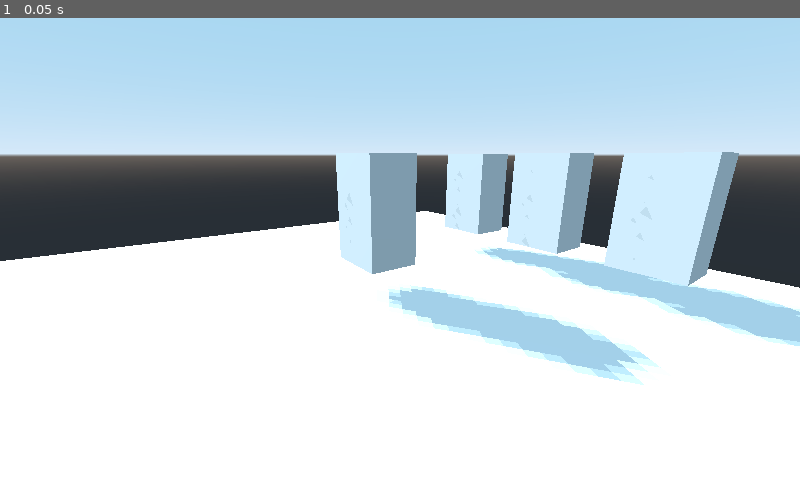
Above: before the commit, frame 1.
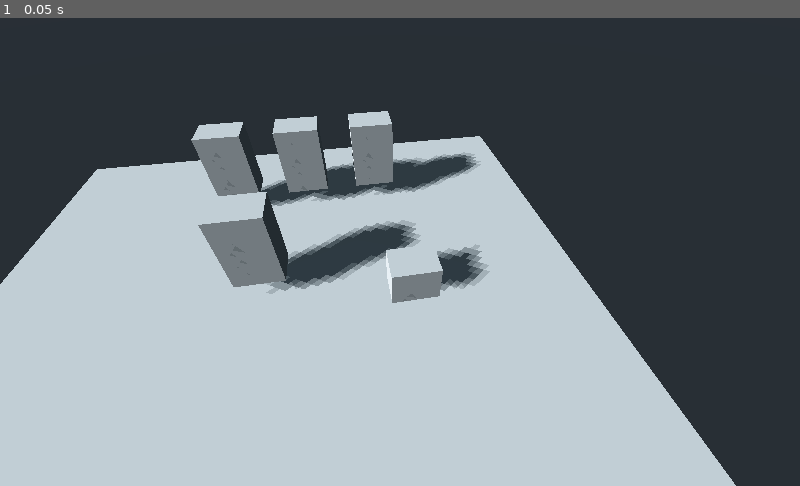
Above: after the commit, the same moment.

Repository: dirkk0/cgl_magdr_2023
Game: Godot game, scene res://main.tscn
Two runs of this game, one before a commit and one after it. Both use one fixed random seed, a clock stepped at 60 frames per second and the inputs below.
Inputs:
- Up to frame 1 (0.05 s): no input

The runs differ from the first frame. In frame 1, 96% of the frame differs, in the area x 0-100%, y 0-100%.

Commit message:
second commit

Diff:
--- /dev/null
+++ b/first_test/MeshInstance6.gd
@@ -0,0 +1,17 @@
+extends MeshInstance
+
+
+# Declare member variables here. Examples:
+# var a = 2
+# var b = "text"
+
+
+# Called when the node enters the scene tree for the first time.
+func _ready():
+	pass # Replace with function body.
+
+
+# Called every frame. 'delta' is the elapsed time since the previous frame.
+func _process(delta):
+	pass
+	self.translation = Vector3(2, 0, 0)
--- a/first_test/main.tscn
+++ b/first_test/main.tscn
@@ -1,4 +1,6 @@
-[gd_scene load_steps=5 format=2]
+[gd_scene load_steps=6 format=2]
+
+[ext_resource path="res://MeshInstance6.gd" type="Script" id=1]
 
 [sub_resource type="PlaneMesh" id=1]
 
@@ -9,11 +11,12 @@
 [sub_resource type="Environment" id=4]
 background_mode = 2
 background_sky = SubResource( 3 )
+ambient_light_sky_contribution = 0.27
 
 [node name="main" type="Spatial"]
 
 [node name="Camera" type="Camera" parent="."]
-transform = Transform( 0.575035, -0.227536, 0.785851, 0, 0.960547, 0.278117, -0.818129, -0.159927, 0.552348, 2.99279, 1.65951, 1.60376 )
+transform = Transform( 0.984497, 0.125423, -0.122618, 0, 0.699065, 0.715058, 0.175402, -0.703972, 0.688228, 1.15655, 4.51487, 3.51009 )
 
 [node name="MeshInstance" type="MeshInstance" parent="."]
 transform = Transform( 5, 0, 0, 0, 1, 0, 0, 0, 5, 0, 0, 0 )
@@ -35,6 +38,11 @@
 transform = Transform( 0.4, 0, 0, 0, 0.645489, 0, 0, 0, 0.3, -0.43163, 1.03942, -0.448938 )
 mesh = SubResource( 2 )
 
+[node name="MeshInstance6" type="MeshInstance" parent="."]
+transform = Transform( 0.4, 0, 0, 0, 0.645489, 0, 0, 0, 0.3, 4.3639, 1.03942, -1.39184 )
+mesh = SubResource( 2 )
+script = ExtResource( 1 )
+
 [node name="DirectionalLight" type="DirectionalLight" parent="."]
 transform = Transform( 0.544372, 0.349311, -0.762654, 0.317222, 0.75593, 0.57266, 0.77655, -0.553671, 0.300698, -4.53346, 2.18473, 0 )
 shadow_enabled = true
